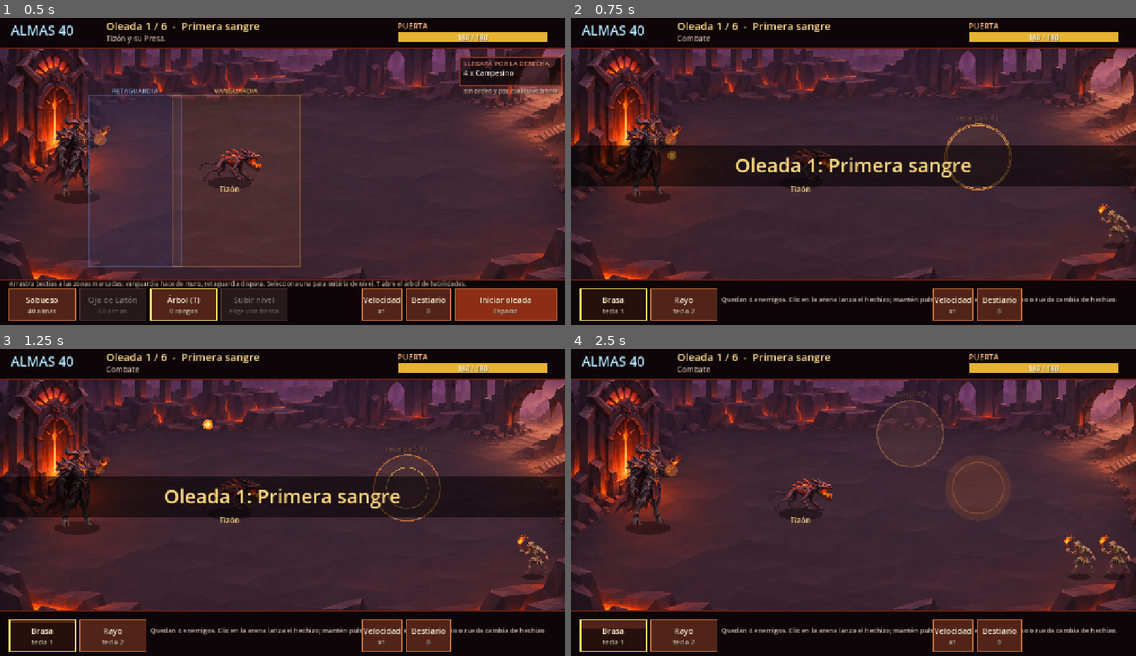
Above: before the commit, frames 1-4 (two rows, left to right).
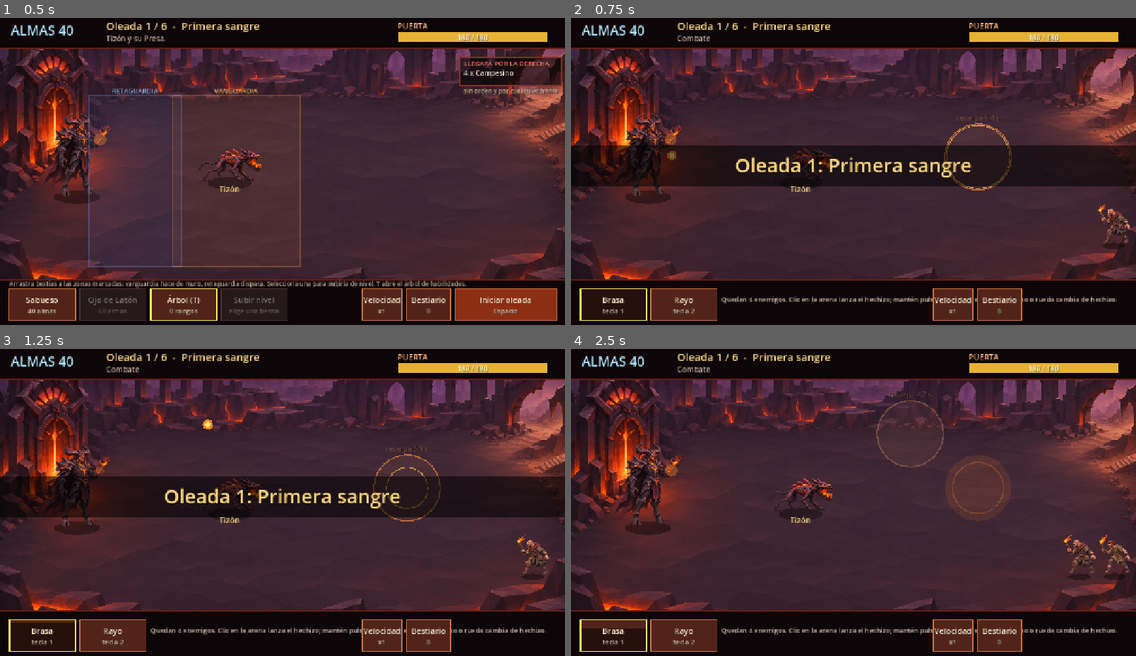
Above: after the commit, the same moments.

Repository: infrakuervo/la_ultima_puerta
Game: Godot game, scene res://scenes/main.tscn
The game is run twice, just before and just after one commit, with the same random seed, the same clock (stepped at 60 frames per second) and the same inputs.
Inputs (mouse positions are in pixels of both pictures, inside the frame that each line leads up to):
- Up to frame 1 (0.5 s): no input
- Up to frame 2 (0.75 s): tap Enter at 0.5, 0.6 s; move the mouse to (977, 156) at 0.52 s; click (977, 156) at 0.67 s
- Up to frame 3 (1.25 s): tap Space at 0.77 s
- Up to frame 4 (2.5 s): drag from (740, 517) to (825, 566) at 1.27 s; move the mouse to (910, 434) at 2.02 s; tap B at 2.1 s; click (910, 434) at 2.17 s

Frame 1 is identical in both runs. In frame 2, 0.2% of the frame differs, in the area x 93-99%, y 60-74%; in frame 3, 0.2%; in frame 4, 0.4%, in the area x 87-99%, y 60-73%.

Commit message:
Variantes de enemigos: tres apariencias por clase, elegidas al aparecer
Los héroes mantienen su sprite único. Las élites quedan en art/sprites sin
usar hasta decidir sus habilidades.

Co-Authored-By: Claude Sonnet 5.5 <noreply@anthropic.com>
Claude-Session: https://claude.ai/code/session_0132EV8QiBXtmfk9msEtWfR7

Diff:
--- a/scripts/art.gd
+++ b/scripts/art.gd
@@ -74,14 +74,15 @@
 	if tx == null:
 		return false
 	var sc: float = float(opts.get("scale", 1.0))
-	var h: float = float(SPRITE_H[key]) * sc
+	var base: String = key.get_slice("_", 0)
+	var h: float = float(SPRITE_H[base]) * sc
 	var w: float = h * float(tx.get_width()) / float(tx.get_height())
 	var squash: float = float(opts.get("squash", 1.0))
 	var alpha: float = float(opts.get("alpha", 1.0))
 	var flash: float = float(opts.get("flash", 0.0))
 	var bob: float = float(opts.get("bob", 0.0))
-	var lift: float = float(SPRITE_LIFT.get(key, 0.0)) * sc
-	if key == "ojo":
+	var lift: float = float(SPRITE_LIFT.get(base, 0.0)) * sc
+	if base == "ojo":
 		bob += sin(t * 2.6) * 5.0
 	# sombra elíptica en el suelo
 	var sw: float = maxf(w * 0.34, 26.0)
@@ -191,7 +192,11 @@
 		var eo: Dictionary = {"flash": flash, "bob": -absf(sin(t * 6.0 + bump * 6.0)) * 3.0}
 		if burning:
 			eo["flash"] = maxf(flash, 0.25 + 0.15 * sin(t * 14.0))
-		if draw_sprite(ci, kind, pos, t, eo):
+		var vk: String = kind
+		var vi: int = int(opts.get("variant", 0))
+		if vi > 0 and tex("%s_v%02d" % [kind, vi]) != null:
+			vk = "%s_v%02d" % [kind, vi]
+		if draw_sprite(ci, vk, pos, t, eo):
 			return
 	var p: Vector2 = pos + Vector2(0, absf(sin(t * 6.0 + bump * 6.0)) * -2.0)
 	var skin: Color = Color(0.85, 0.7, 0.55).lerp(Color(1, 1, 1), flash)
--- a/scripts/main.gd
+++ b/scripts/main.gd
@@ -829,7 +829,8 @@
 func _draw_enemy(e: Dictionary) -> void:
 	var pos: Vector2 = sim.epos(e)
 	var kind: String = e["kind"]
-	var opts: Dictionary = {"burning": e["burn_t"] > 0.0, "bump": e["bump"], "flash": 0.0}
+	var variant: int = 0 if bool(sim.B["enemies"][kind].get("hero", false)) else int(float(e["bump"]) * 4.0) % 4
+	var opts: Dictionary = {"burning": e["burn_t"] > 0.0, "bump": e["bump"], "flash": 0.0, "variant": variant}
 	Art.draw_enemy(self, kind, pos, clock, opts)
 	var st: Dictionary = sim.B["enemies"][kind]
 	var top: float = -118.0 if (kind == "verdugo" or kind == "inquisidor") else -62.0
Binary file added: art/sprites/ballestero_elite.png
Binary file added: art/sprites/ballestero_v01.png
Binary file added: art/sprites/ballestero_v02.png
Binary file added: art/sprites/ballestero_v03.png
Binary file added: art/sprites/campesino_elite.png
Binary file added: art/sprites/campesino_v01.png
Binary file added: art/sprites/campesino_v02.png
Binary file added: art/sprites/campesino_v03.png
Binary file added: art/sprites/clerigo_elite.png
Binary file added: art/sprites/clerigo_v01.png
Binary file added: art/sprites/clerigo_v02.png
Binary file added: art/sprites/clerigo_v03.png
(and 13 more such lines)
